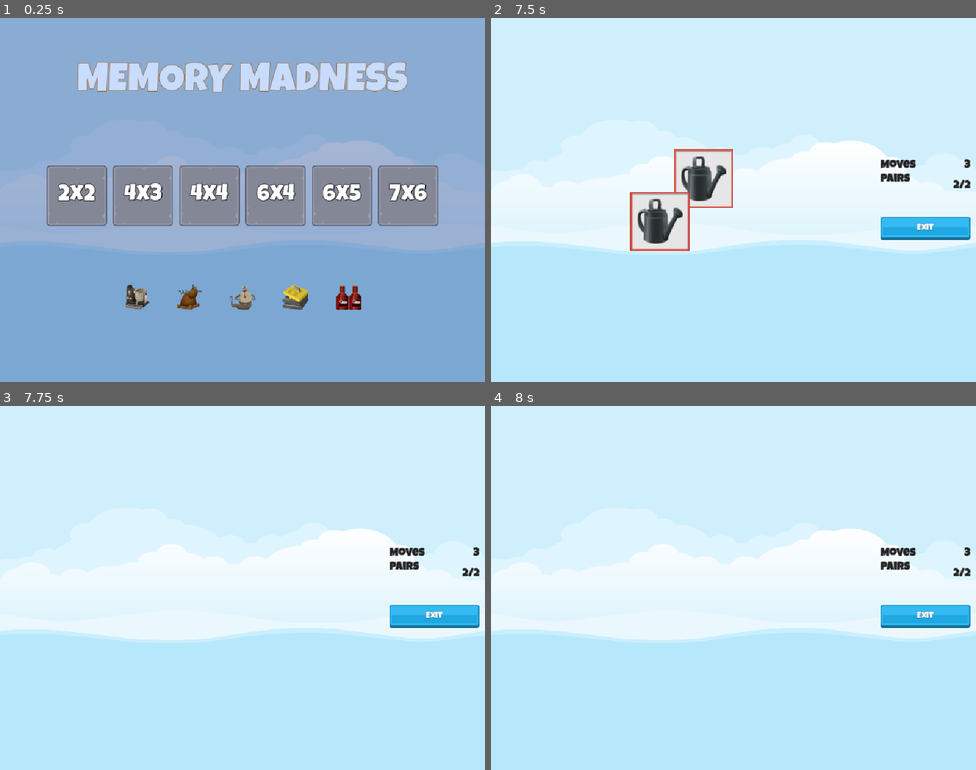
Above: before the commit, frames 1-4 (two rows, left to right).
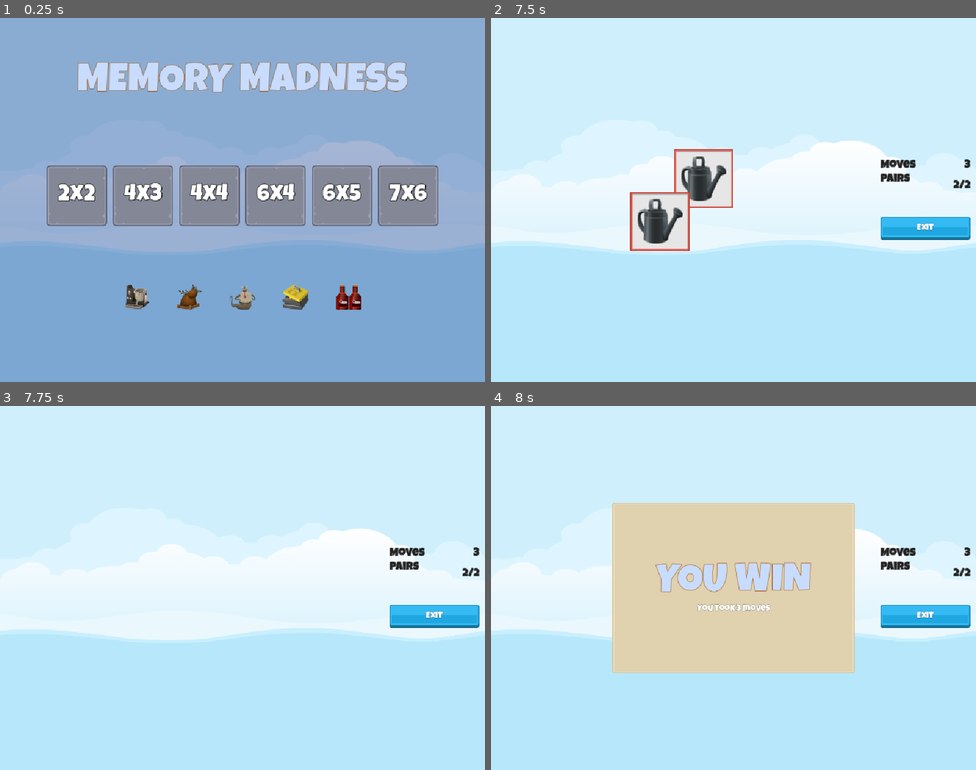
Above: after the commit, the same moments.

Repository: Sanaubia/MemoryMadness
Game: Godot game, scene res://Scenes/Master/Master.tscn
The game is run twice, just before and just after one commit, with the same random seed, the same clock (stepped at 60 frames per second) and the same inputs.
Inputs (mouse positions are in pixels of both pictures, inside the frame that each line leads up to):
- Up to frame 1 (0.25 s): no input
- Up to frame 2 (7.5 s): click "2x2" at 0.5 s; click (660, 178) at 1.25 s; click (704, 178) at 2.02 s; click (660, 221) at 2.77 s; click (704, 221) at 3.52 s; click (660, 178) at 4.25 s; click (704, 178) at 5.02 s; click (660, 221) at 5.77 s; click (704, 178) at 6.52 s
- Up to frame 3 (7.75 s): no input
- Up to frame 4 (8 s): no input

Frames 1-3 are identical in both runs. In frame 4, 23% of the frame differs, in the area x 25-75%, y 26-74%.

Commit message:
Game over UI and game finished

Diff:
--- a/Globals/SignalHub.gd
+++ b/Globals/SignalHub.gd
@@ -3,10 +3,10 @@
 signal on_level_selected(level_num: int)
 signal on_game_exit_pressed
 signal on_tile_selected(tile: MemoryTile)
-signal on_game_over
+signal on_game_over(moves_taken: int)
 
-func emit_on_game_over() -> void:
-	on_game_over.emit()
+func emit_on_game_over(moves_taken: int) -> void:
+	on_game_over.emit(moves_taken)
 
 func emit_on_level_selected(level_num: int) -> void:
 	on_level_selected.emit(level_num)
--- a/Scenes/Game/Game.tscn
+++ b/Scenes/Game/Game.tscn
@@ -6,6 +6,7 @@
 [ext_resource type="LabelSettings" uid="uid://c18wuy3028ll" path="res://Resources/WhiteLable_24.tres" id="3_y3kpf"]
 [ext_resource type="Texture2D" uid="uid://bojeajchkkaml" path="res://assets/ui/green_button00.png" id="4_ln2h6"]
 [ext_resource type="PackedScene" uid="uid://c2srl5nyaogsu" path="res://Scenes/Scorer/Scorer.tscn" id="6_3k6gv"]
+[ext_resource type="PackedScene" uid="uid://dg0gfm20enxp1" path="res://Scenes/GameOverUi/GameOverUi.tscn" id="7_1q8bt"]
 
 [node name="Game" type="Control"]
 layout_mode = 3
@@ -98,4 +99,8 @@
 
 [node name="AudioStreamPlayer" type="AudioStreamPlayer" parent="."]
 
+[node name="GameOverUi" parent="." instance=ExtResource("7_1q8bt")]
+visible = false
+layout_mode = 1
+
 [connection signal="pressed" from="HBoxContainer/MarginContainer/VBoxContainer/ExitButton" to="." method="_on_exit_button_pressed"]
--- /dev/null
+++ b/Scenes/GameOverUi/GameOverUi.gd
@@ -0,0 +1,16 @@
+extends Control
+
+@onready var moves_label: Label = $NinePatchRect/VBoxContainer/MovesLabel
+
+# Called when the node enters the scene tree for the first time.
+func _ready() -> void:
+	SignalHub.on_game_over.connect(on_game_over)
+	SignalHub.on_game_exit_pressed.connect(on_game_exit_pressed)
+
+
+func on_game_over(moves_made: int) -> void:
+	moves_label.text = "You took %d moves" % moves_made
+	show()
+
+func on_game_exit_pressed() -> void:
+	hide()
--- /dev/null
+++ b/Scenes/GameOverUi/GameOverUi.tscn
@@ -0,0 +1,63 @@
+[gd_scene load_steps=5 format=3 uid="uid://dg0gfm20enxp1"]
+
+[ext_resource type="Script" uid="uid://c210o66nivv05" path="res://Scenes/GameOverUi/GameOverUi.gd" id="1_byt08"]
+[ext_resource type="Texture2D" uid="uid://dxbcioal4ajni" path="res://assets/ui/UIbg.png" id="1_j2od3"]
+[ext_resource type="LabelSettings" uid="uid://bfei3jk0n3bqm" path="res://Resources/TitleLabel_84.tres" id="2_mdbud"]
+[ext_resource type="LabelSettings" uid="uid://c18wuy3028ll" path="res://Resources/WhiteLable_24.tres" id="3_byt08"]
+
+[node name="GameOverUi" type="Control"]
+layout_mode = 3
+anchors_preset = 15
+anchor_right = 1.0
+anchor_bottom = 1.0
+grow_horizontal = 2
+grow_vertical = 2
+mouse_filter = 2
+script = ExtResource("1_byt08")
+
+[node name="NinePatchRect" type="NinePatchRect" parent="."]
+layout_mode = 1
+anchors_preset = 8
+anchor_left = 0.5
+anchor_top = 0.5
+anchor_right = 0.5
+anchor_bottom = 0.5
+offset_left = -256.0
+offset_top = -180.0
+offset_right = 256.0
+offset_bottom = 180.0
+grow_horizontal = 2
+grow_vertical = 2
+texture = ExtResource("1_j2od3")
+patch_margin_left = 10
+patch_margin_top = 10
+patch_margin_right = 10
+patch_margin_bottom = 10
+
+[node name="VBoxContainer" type="VBoxContainer" parent="NinePatchRect"]
+layout_mode = 1
+anchors_preset = 8
+anchor_left = 0.5
+anchor_top = 0.5
+anchor_right = 0.5
+anchor_bottom = 0.5
+offset_left = -20.0
+offset_top = -20.0
+offset_right = 20.0
+offset_bottom = 20.0
+grow_horizontal = 2
+grow_vertical = 2
+
+[node name="Label" type="Label" parent="NinePatchRect/VBoxContainer"]
+layout_mode = 2
+text = "YOU WIN"
+label_settings = ExtResource("2_mdbud")
+horizontal_alignment = 1
+vertical_alignment = 1
+
+[node name="MovesLabel" type="Label" parent="NinePatchRect/VBoxContainer"]
+layout_mode = 2
+text = "tAtarstASTaSTarstarst"
+label_settings = ExtResource("3_byt08")
+horizontal_alignment = 1
+vertical_alignment = 1
--- a/Scenes/LevelButton/LevelButton.gd
+++ b/Scenes/LevelButton/LevelButton.gd
@@ -2,6 +2,7 @@
 
 @export var level_number: int = 1
 @onready var label: Label = $Label
+@onready var sound: AudioStreamPlayer = $Sound
 
 func _ready() -> void:
 	var ls: LevelSettingResource = LevelDataSelector.get_level_setting(level_number)
@@ -12,3 +13,4 @@
 
 func _on_pressed() -> void:
 	SignalHub.emit_on_level_selected(level_number)
+	SoundManager.play_button_click(sound)
--- a/Scenes/LevelButton/level_button.gd
+++ /dev/null
@@ -1,11 +0,0 @@
-extends TextureButton
-
-
-# Called when the node enters the scene tree for the first time.
-func _ready() -> void:
-	pass # Replace with function body.
-
-
-# Called every frame. 'delta' is the elapsed time since the previous frame.
-func _process(delta: float) -> void:
-	pass
--- a/Scenes/Scorer/Scorer.gd
+++ b/Scenes/Scorer/Scorer.gd
@@ -48,7 +48,7 @@
 func check_game_over() -> void:
 	if _pairs_made == _target_pairs:
 		SelectionEnabled = false
-		SignalHub.emit_on_game_over()
+		SignalHub.emit_on_game_over(_moves_made)
 	else:
 		SelectionEnabled = true
 
Not shown: 1 places in Scenes/Game/Game.tscn that only renumber resources
Not shown, added: Scenes/GameOverUi/GameOverUi.gd.uid
Not shown, removed: Scenes/LevelButton/level_button.gd.uid
